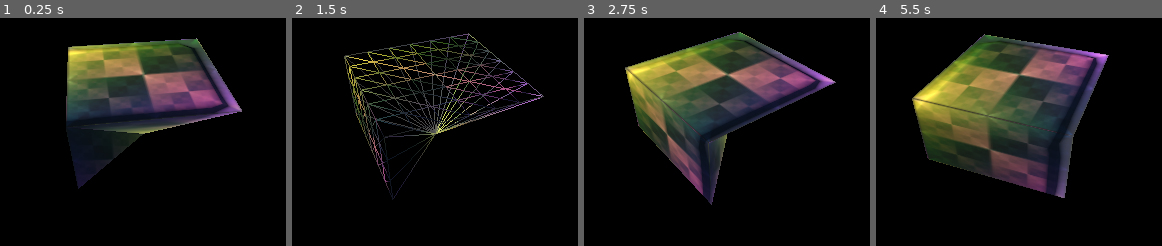
Above: before the commit, frames 1-4 (left to right).
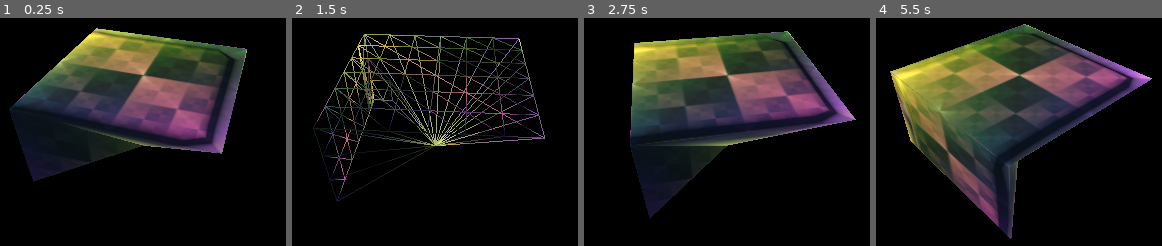
Above: after the commit, the same moments.

Repository: jinjagit/face_with_margin
Game: Godot game, scene res://Main.tscn
Two runs of this game, one before a commit and one after it. Both use one fixed random seed, a clock stepped at 60 frames per second and the inputs below.
Inputs:
- Up to frame 1 (0.25 s): no input
- Up to frame 2 (1.5 s): tap Enter at 0.5 s; hold P 0.53-1.28 s; tap P at 1.35 s
- Up to frame 3 (2.75 s): hold P from 2.03 s (still down)
- Up to frame 4 (5.5 s): release P at 2.78 s; tap P at 2.85, 4.35 s; hold P 3.53-4.28 s; hold P from 5.03 s (still down)

The runs differ from the first frame. In frame 1, 28% of the frame differs, in the area x 3-87%, y 4-75%; in frame 2, 14%; in frame 3, 30%; in frame 4, 34%, in the area x 4-97%, y 2-97%.

Commit message:
Offset top left corner square verts 'horizontally'

Diff:
--- a/FaceWithMarginMesh.gd
+++ b/FaceWithMarginMesh.gd
@@ -39,6 +39,7 @@
 	var margin := 3
 	var width := resolution + (2 * margin) # 11
 	var step = 1.0 / (resolution - 1)
+	var corner_offset = 0.8 # Must be 0.0 < value < 1.0
 	var num_vertices : int = width * width
 	var num_indices : int = (width - 1) * (width -1) * 6
 
@@ -55,31 +56,38 @@
 	var factor := 0.0
 	var i : int = 0
 
+	# For reference, the default percent calc:
+	# var percent := Vector2(x, y) / (resolution - 1)
+
 	for y in range(margin * -1, width - margin): # -3 <-> 8
 		for x in range(margin * -1, width - margin):
 
 			if x < 0 and y < 0: # top left margin square
 				factor = x * -1.0 if x < y else y * -1.0
+				var new_normal : Vector3 = displace_vertically(factor, step)
 
-				var new_normal : Vector3 = displace_vertically(factor, step)
-				# TODO: display 'horizontally' as appropriate
-				percent = Vector2(0.0, 0.0)
+				# Displace 'horizontally' as appropriate
+				if x < y:
+					percent = Vector2( 0.0, ((margin * 1.0) + y) / (margin * corner_offset) / (resolution - 1))
+				elif x > y:
+					percent = Vector2( ((margin * 1.0) + x) / margin * corner_offset / (resolution - 1), 0.0)
+				else:
+					percent = Vector2(0.0, 0.0)
+
 				pointOnUnitCube = new_normal + (percent.x - 0.5) * 2.0 * axisA + (percent.y - 0.5) * 2.0 * axisB
-				uv_array[i] = Vector2(0.0, 0.0)
+				uv_array[i] = Vector2((x + margin) * 1.0 / margin, (y + margin) * 1.0 / margin)
 
 			elif x < resolution and y < 0: # top edge margin
 				factor = y * -1.0
 
 				var new_normal : Vector3 = displace_vertically(factor, step)
-				# TODO: display 'horizontally' as appropriate
-				percent = Vector2((x * 1.0) / (resolution - 1), 0.0)
+				# Displace 'horizontally' as appropriate
+				if x == 0: # or x == resolution -1:
+					percent = Vector2( corner_offset / (resolution - 1), 0.0)
+				else:
+					percent = Vector2((x * 1.0) / (resolution - 1), 0.0)
+
 				pointOnUnitCube = new_normal + (percent.x - 0.5) * 2.0 * axisA + (percent.y - 0.5) * 2.0 * axisB
-
-				# x already in correct range 0 <-> resolution - 1
-				# y is - margin to - 1
-				# so we want (0, - margin) = (0, 1)     and     (resolution - 1, - margin)  = (1, 1)
-				# and        (0, 0)        = (0, 0)     and     (resolution - 1, 0)         = (1, 0)
-
 				uv_array[i] = Vector2((x * 1.0) / (resolution - 1), (y * 1.0) / (margin * -1))
 
 			# elif y < 0: # top right margin square
--- a/Main.tscn
+++ b/Main.tscn
@@ -6,7 +6,7 @@
 transform = Transform( 1, 0, 0, 0, 1, 0, 0, 0, 1, 0, -0.00535631, 0 )
 
 [node name="Camera" type="Camera" parent="."]
-transform = Transform( 1, 0, 0, 0, 0.71674, 0.69734, 0, -0.69734, 0.71674, 0, 3.22886, 4.03467 )
+transform = Transform( 1, 0, 0, 0, 0.71674, 0.69734, 0, -0.69734, 0.71674, 0, 2.82067, 3.28009 )
 current = true
 
 [node name="Planet" parent="." instance=ExtResource( 1 )]
--- a/Planet.tscn
+++ b/Planet.tscn
@@ -11,7 +11,7 @@
 script = ExtResource( 1 )
 
 [node name="FaceWithMargin" type="MeshInstance" parent="."]
-transform = Transform( 0.0987487, 0, -0.995707, 0, 1, 0, 0.995707, 0, 0.0987487, 0, 0, 0 )
+transform = Transform( -0.361816, 0, -0.935083, 0, 1, 0, 0.935083, 0, -0.361816, 0, 0, 0 )
 material_override = SubResource( 1 )
 script = ExtResource( 4 )
 normal = Vector3( 0, 1, 0 )
Binary file changed: Sierpinski_square.jpg
Binary file added: purple.png
Not shown, added: purple.png.import
